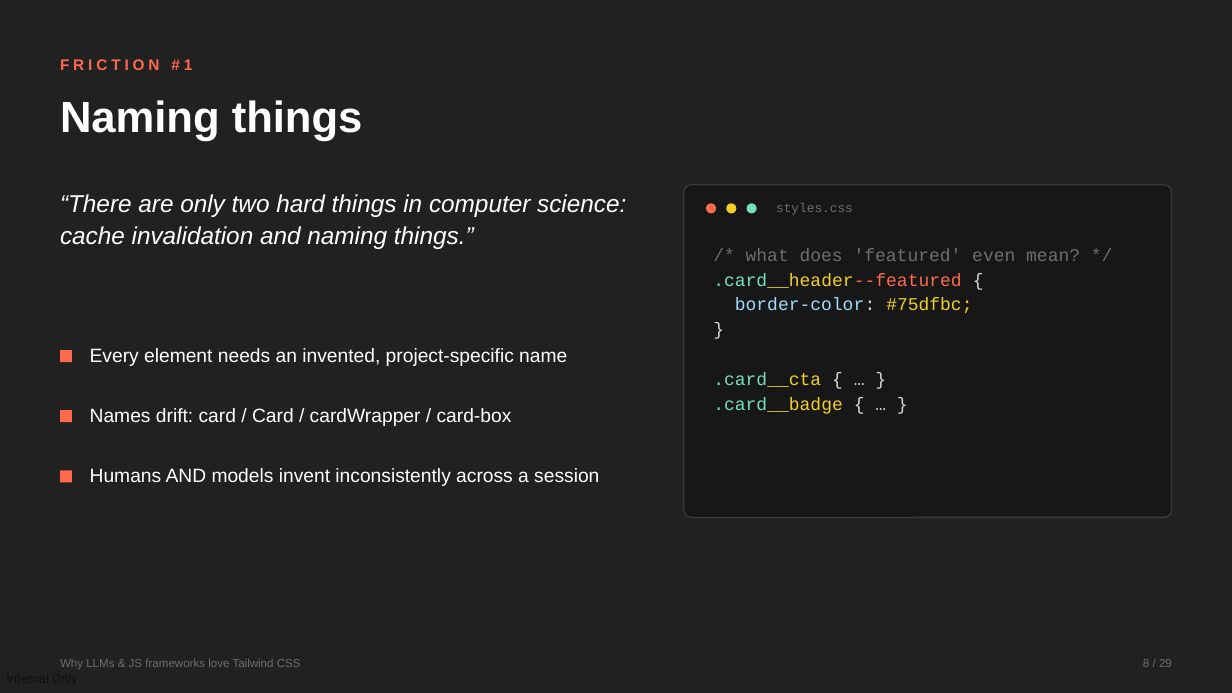
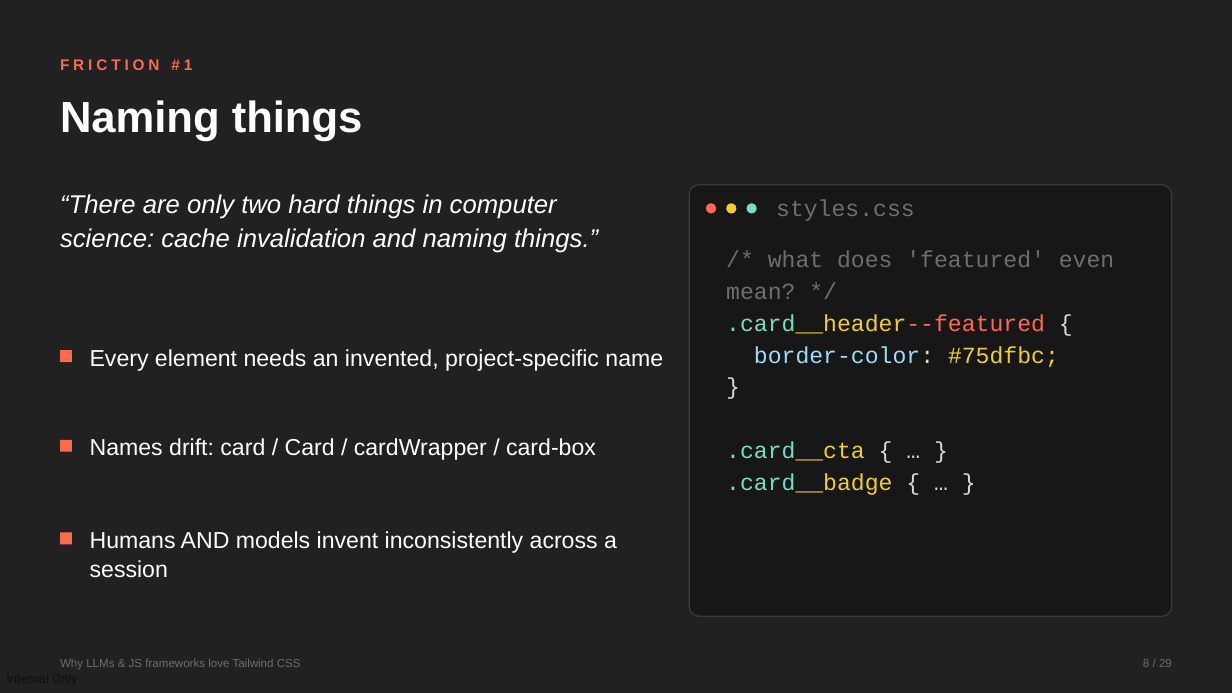
Before and after one commit to devlinduldulao/llm-loves-tailwind-and-js, a slide deck: slide 8 of why-llms-love-tailwind.pptx. Drawn at 1232x693 pixels with LibreOffice and Linux fonts; fonts in the diff are those of the drawing. Boxes give left, top, right and bottom in pixels: in the first picture for what was removed or moved away, otherwise in the second. Text is boxed around its words. In the diff, an @@ line names an element or a change of style, - is before the commit and + after.

```diff
--- a/why-llms-love-tailwind.pptx
+++ b/why-llms-love-tailwind.pptx
@@ text "“There are only two hard ..." at bbox=[60, 194, 598, 253]: size 19 to 20 pt @@
@@ rounded rectangle: place and size @@
-rounded rectangle at bbox=[684, 185, 1172, 518]
+rounded rectangle at bbox=[689, 185, 1172, 616]
@@ text "styles.css" at bbox=[776, 199, 915, 221]: size 10 to 18 pt @@
@@ text "/* what does 'featured' even ...": place and size @@
-text "/* what does 'featured' even ..." at bbox=[713, 248, 1080, 414]
+text "/* what does 'featured' even ..." at bbox=[726, 250, 1114, 495]
@@ text "/* what does 'featured' even ..." at bbox=[726, 250, 1114, 495]: size 14 to 18 pt @@
@@ rectangle: place and size @@
-rectangle at bbox=[60, 410, 72, 422]
+rectangle at bbox=[60, 440, 72, 452]
@@ text "Names drift: card / Card ...": place and size @@
-text "Names drift: card / Card ..." at bbox=[90, 408, 512, 426]
+text "Names drift: card / Card ..." at bbox=[90, 438, 596, 460]
@@ rectangle: place and size @@
-rectangle at bbox=[60, 470, 72, 482]
+rectangle at bbox=[60, 532, 72, 544]
@@ size 15 to 18 pt in 3 elements at bbox=[90, 349, 663, 371], bbox=[90, 438, 596, 460], bbox=[90, 531, 617, 578] @@
@@ text "Humans AND models invent inconsistently ...": place and size @@
-text "Humans AND models invent inconsistently ..." at bbox=[90, 468, 599, 486]
+text "Humans AND models invent inconsistently ..." at bbox=[90, 531, 617, 578]
```
Also in this commit, not shown: 22 other slides changed, 1 slide added, 1 other file.
